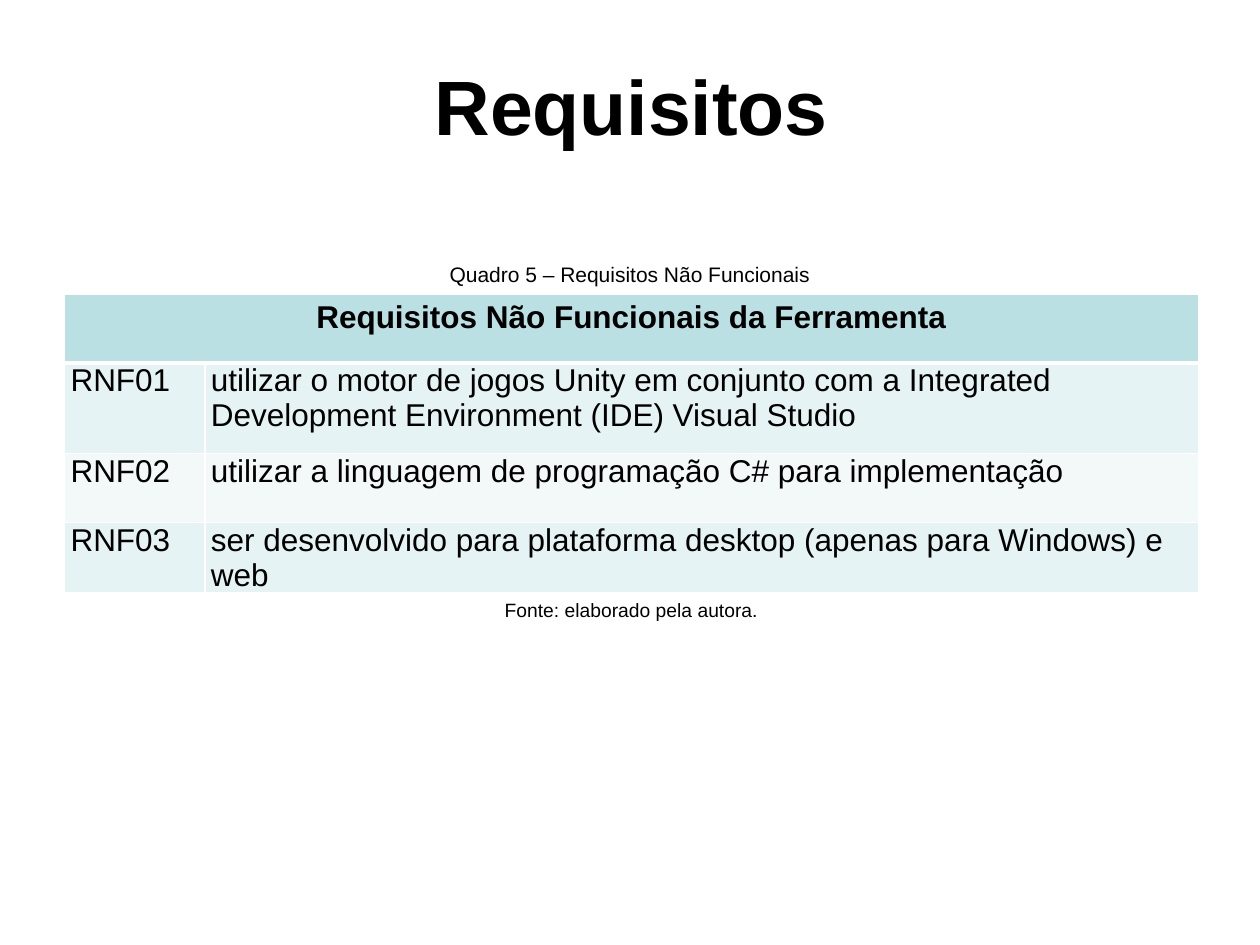
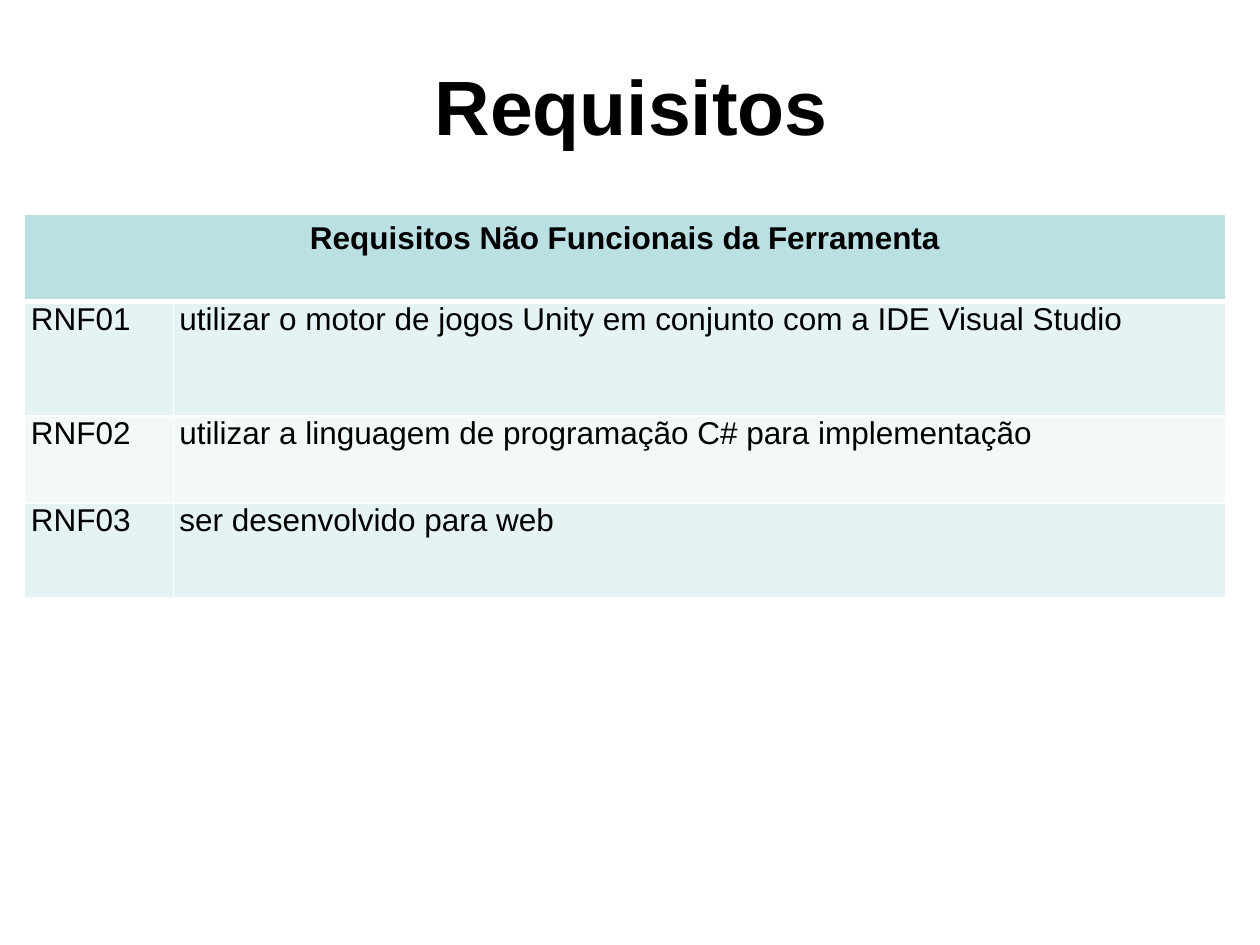
Before and after one commit to PanicAThePython/tcc_NataliaSensWeise, a slide deck: slide 11 of Slides_NataliaSensWeise.pptx (slide 12 before the commit). Drawn at 1260x945 pixels with LibreOffice and Linux fonts; fonts in the diff are those of the drawing; background and template pictures are left out. Boxes give left, top, right and bottom in pixels: in the first picture for what was removed or moved away, otherwise in the second. Text is boxed around its words. In the diff, an @@ line names an element or a change of style, - is before the commit and + after.

```diff
--- a/Slides_NataliaSensWeise.pptx
+++ b/Slides_NataliaSensWeise.pptx
@@ table at [25, 214, 1226, 597] @@
-row 2, column 2: utilizar o motor de jogos Unity em conjunto com a Integrated Development Environment (IDE) Visual Studio
+row 2, column 2: utilizar o motor de jogos Unity em conjunto com a IDE Visual Studio
-row 4, column 2: ser desenvolvido para plataforma desktop (apenas para Windows) e web
+row 4, column 2: ser desenvolvido para web
@@ table: place and size @@
-table at [64, 294, 1198, 597]
+table at [25, 214, 1226, 597]
@@ text removed at [450, 266, 809, 287] @@
-Quadro 5 – Requisitos Não Funcionais
@@ text removed at [505, 603, 758, 621] @@
-Fonte: elaborado pela autora.
```
Also in this commit, not shown: 30 other slides changed, 2 slides removed, 2 other files.
